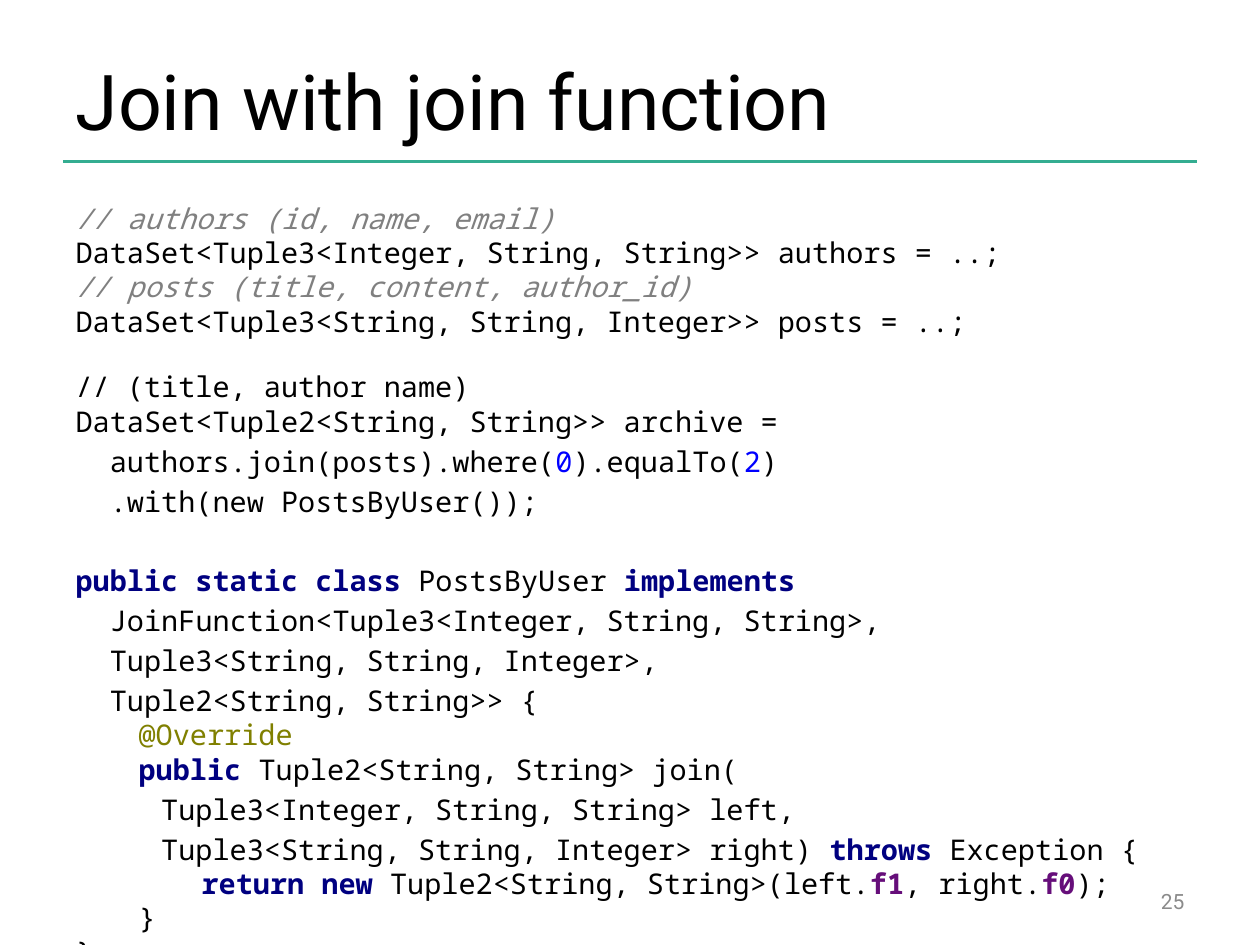
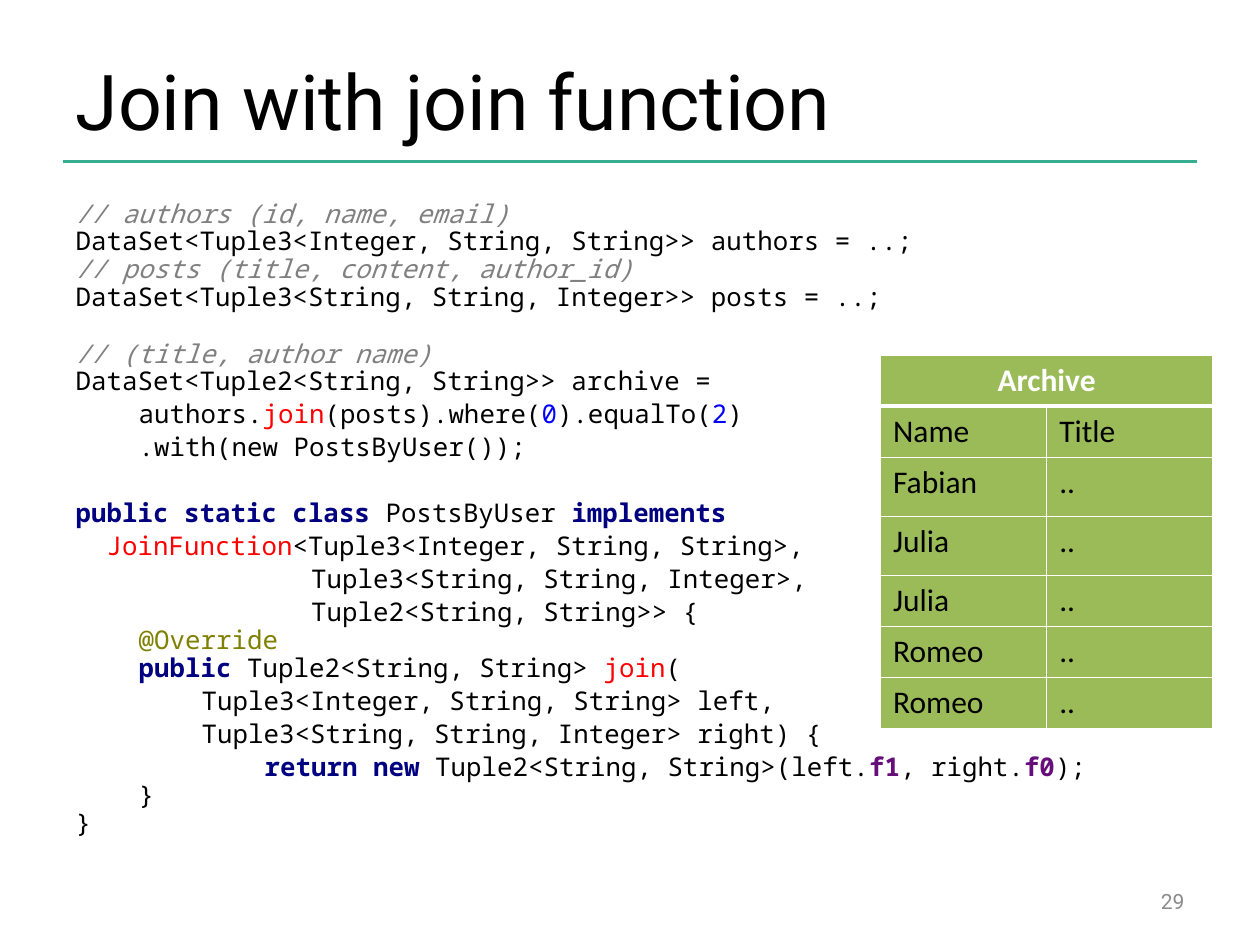
Before and after one commit to dataArtisans/flink-training-web, a slide deck: slide 29 of slides/flink_batch_basics.pptx (slide 25 before the commit). Drawn at 1260x945 pixels with LibreOffice and Linux fonts; fonts in the diff are those of the drawing; background and template pictures are left out. Boxes give left, top, right and bottom in pixels: in the first picture for what was removed or moved away, otherwise in the second. Text is boxed around its words. In the diff, an @@ line names an element or a change of style, - is before the commit and + after.

```diff
--- a/slides/flink_batch_basics.pptx
+++ b/slides/flink_batch_basics.pptx
@@ text at bbox=[76, 203, 819, 717]: size 16.3 to 14.7 pt in "// authors (id, name, email) DataSet<Tuple3<Integer, String, ...", "// (title, author name) DataSet<Tuple2<String, String>> arch ...", "authors.join(posts).where(0).equalTo(2)", ".with(new PostsByUser());" and 5 more places; text colour #000000 to #808080, italic on in "// (title, author name)"; text colour #000000 to #FF0000 in "authors.join(posts).where(0).equalTo(2)", "JoinFunction<Tuple3<Integer,", "join("; line spacing 1 to 0.9 @@
@@ table added at bbox=[881, 355, 1213, 726], 7 rows, 2 columns @@
+Archive | 
+Name | Title
+Fabian | ..
+Julia | ..
+Julia | ..
+Romeo | ..
+Romeo | ..
@@ text at bbox=[202, 723, 1086, 783]: text changed; size 16.3 to 14.7 pt @@
-Tuple3<String, String, Integer> right) throws Exception {
-return new Tuple2<String, String>(left.f1, right.f0);
-}
-}
+Tuple3<String, String, Integer> right) {
+return new Tuple2<String, String>(left.f1, right.f0);
+}
+}
@@ page number at bbox=[1161, 894, 1185, 909]: text changed @@
-25
+29
```
Also in this commit, not shown: 12 other slides changed, 8 slides added, 5 slides removed.
